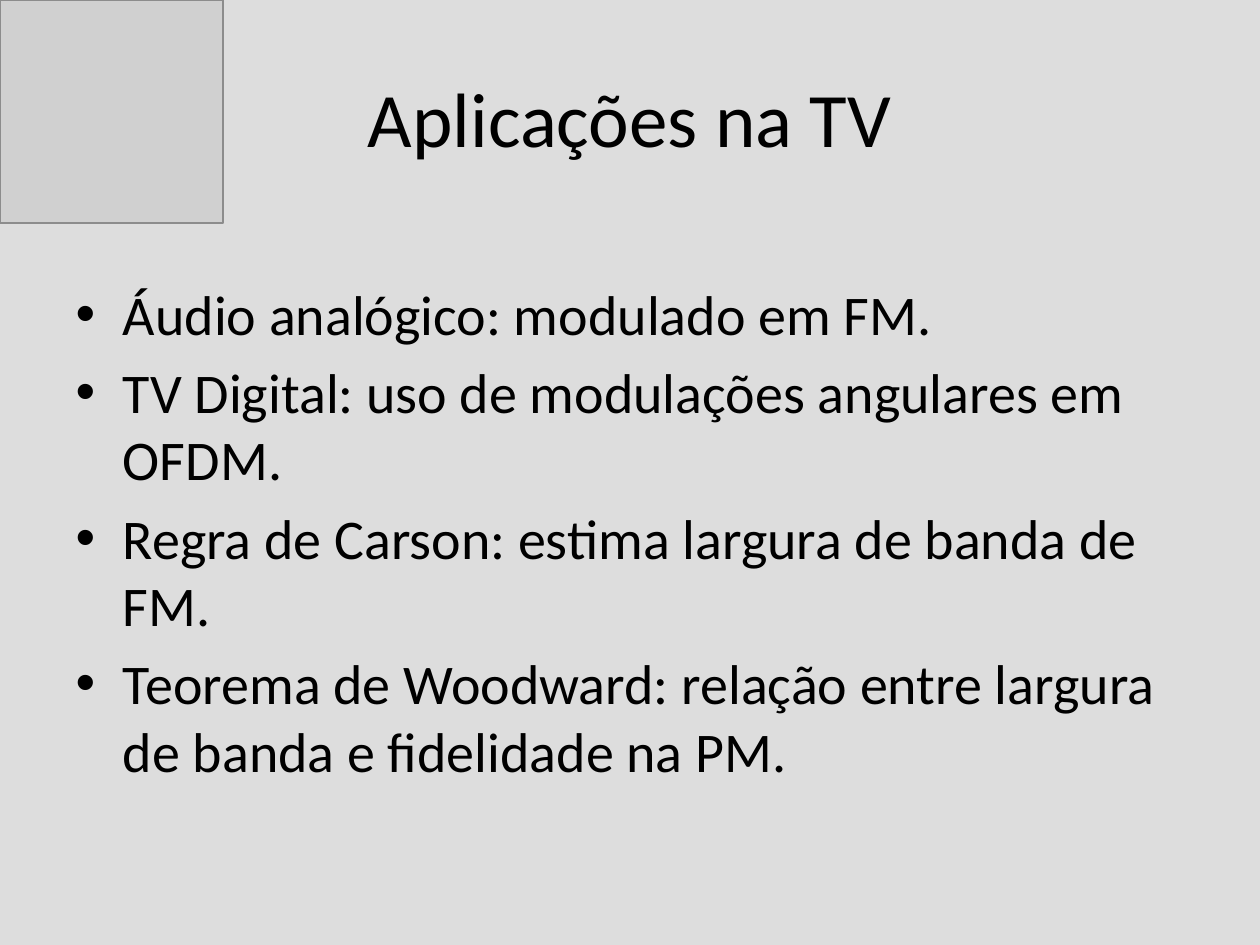
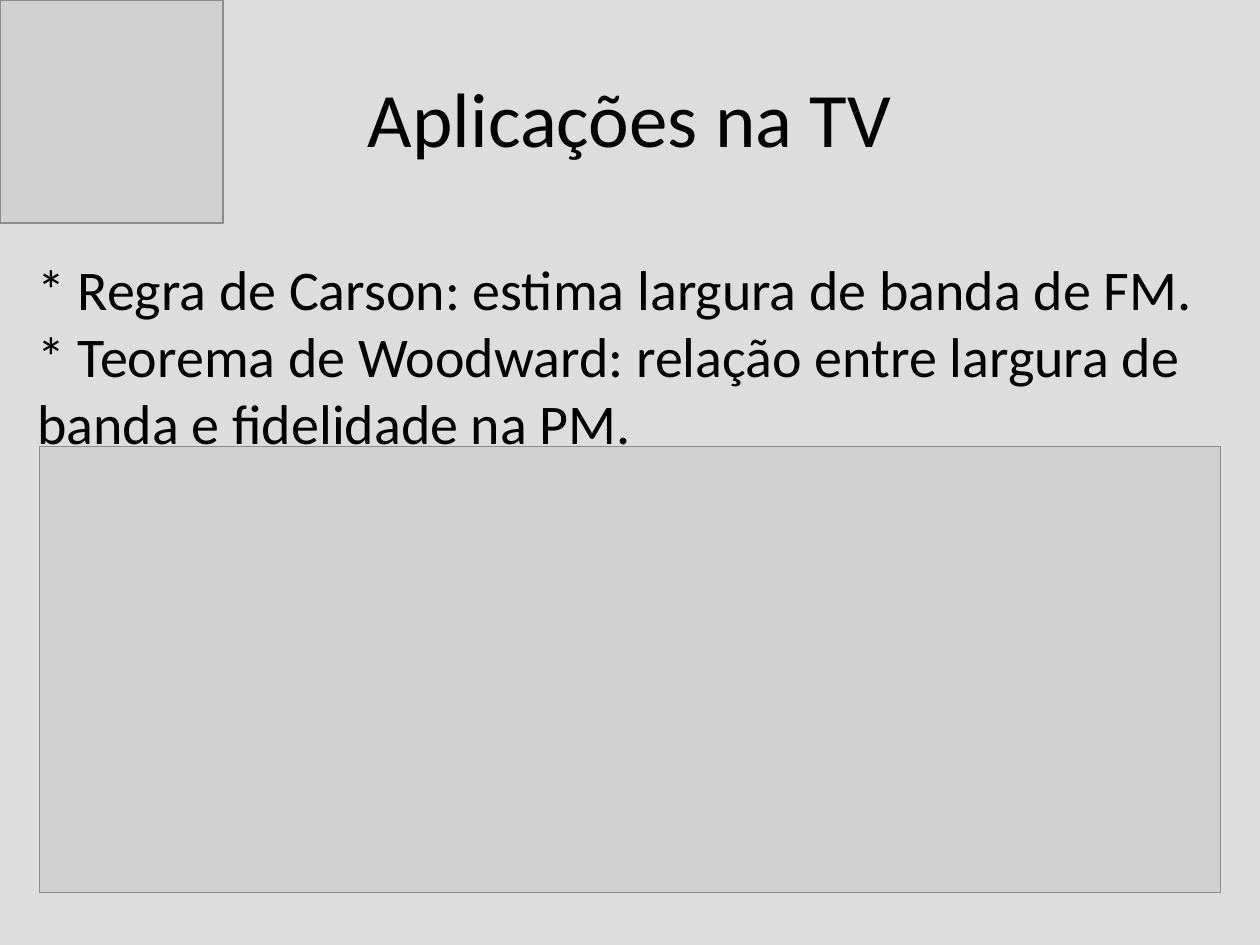
Before and after one commit to alenior/IFCE, a slide deck: slide 11 of P7/TV DIGITAL/modulacao_tv_digital.odp (slide 10 before the commit). Drawn at 1260x945 pixels with LibreOffice and Linux fonts; fonts in the diff are those of the drawing; grey boxes stand for pictures. Boxes give left, top, right and bottom in pixels: in the first picture for what was removed or moved away, otherwise in the second. Text is boxed around its words. In the diff, an @@ line names an element or a change of style, - is before the commit and + after.

Commit message:
tv digital

```diff
--- a/P7/TV DIGITAL/modulacao_tv_digital.odp
+++ b/P7/TV DIGITAL/modulacao_tv_digital.odp
@@ text at (37, 271, 1192, 457): text changed @@
-• Áudio analógico: modulado em FM.
-• TV Digital: uso de modulações angulares em OFDM.
-• Regra de Carson: estima largura de banda de FM.
-• Teorema de Woodward: relação entre largura de banda e fidelidade na PM.
+* Regra de Carson: estima largura de banda de FM.
+* Teorema de Woodward: relação entre largura de banda e fidelidade na PM.
@@ picture added at (39, 446, 1220, 892) @@
```
Also in this commit, not shown: 6 other slides changed, 2 slides added, 1 slide removed, 6 other files.
